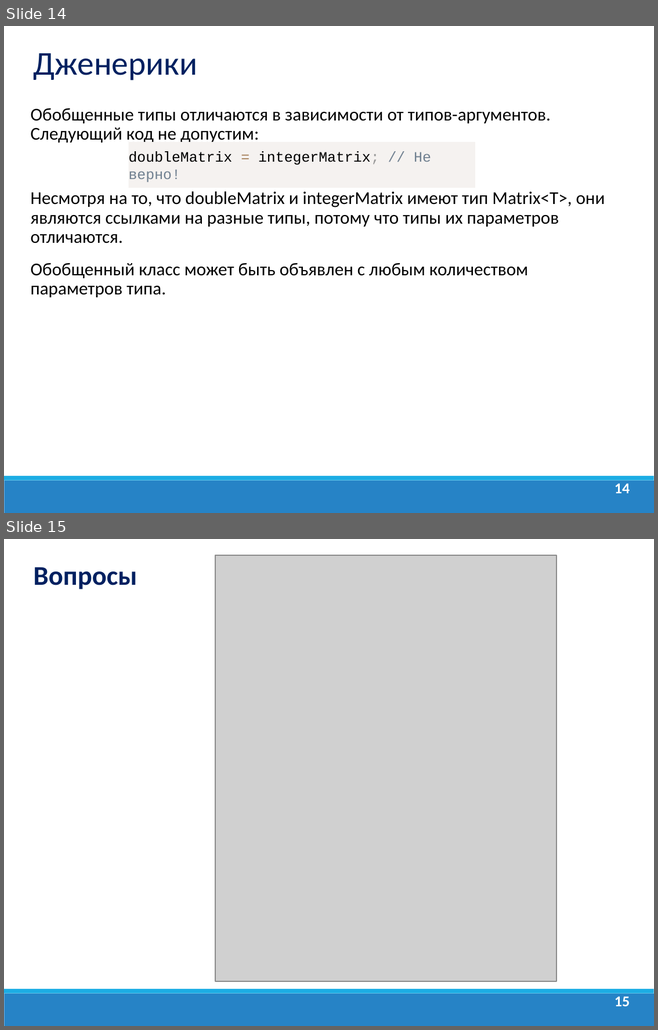
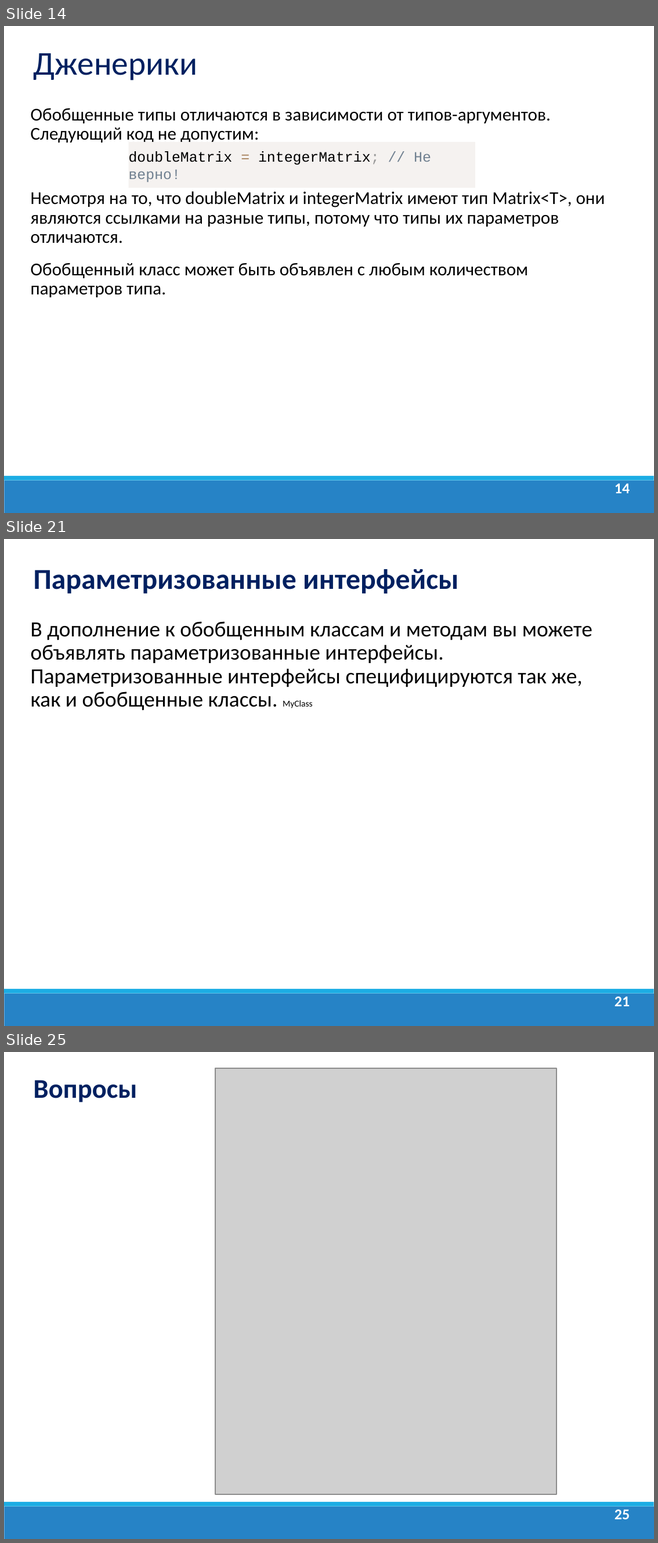
Before and after one commit to dmitry-academy/academy_5220, a slide deck: academy5220/resources/presentations/Java Lection 9. Дженерики. Enum.ppt. Shown one above the other, each under a label of ours: slides 14 and 15 before the commit, slides 14, 21 and 25 after it; the slides between them are not shown. The pictures are 658x1030 and 658x1543 pixels, drawn with LibreOffice and Linux fonts; fonts in the diff are those of the drawing; grey boxes stand for pictures; background and template pictures are left out. Boxes give left, top, right and bottom in pixels: in the first picture for what was removed or moved away, otherwise in the second. Text is boxed around its words. In the diff, an @@ line names an element or a change of style, - is before the commit and + after.

```diff
--- a/academy5220/resources/presentations/Java Lection 9. Дженерики. Enum.ppt
+++ b/academy5220/resources/presentations/Java Lection 9. Дженерики. Enum.ppt
@@ slide 21 added at bbox=[4, 539, 654, 1026], background #FFFFFF; not listed: 2 template elements that a slide beside it also shows @@
@@ text added at bbox=[34, 569, 458, 594], 32 pt, text #002060, bold @@
+Параметризованные интерфейсы
@@ text added at bbox=[31, 621, 592, 710], 24 pt, text #000000 @@
+В дополнение к обобщенным классам и методам вы можете объявлять параметризованные интерфейсы. Параметризованные интерфейсы специфицируются так же, как и обобщенные классы. MyClass
@@ page number added at bbox=[614, 997, 629, 1006], 16.6 pt, text #FFFFFF, bold @@
+21
@@ what was slide 15 is now slide 25 @@
@@ page number at bbox=[614, 1510, 629, 1519]: text changed @@
-15
+25
```
Also in this commit, not shown: 10 other slides added, 1 slide removed, 19 other files.
